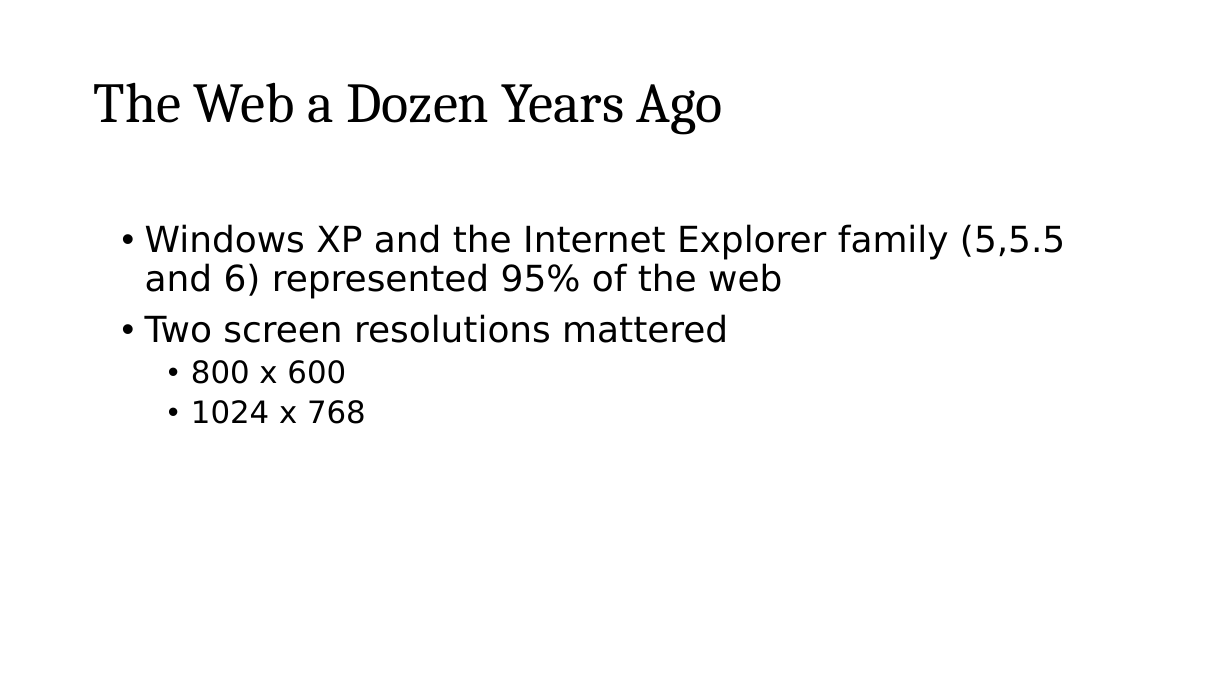
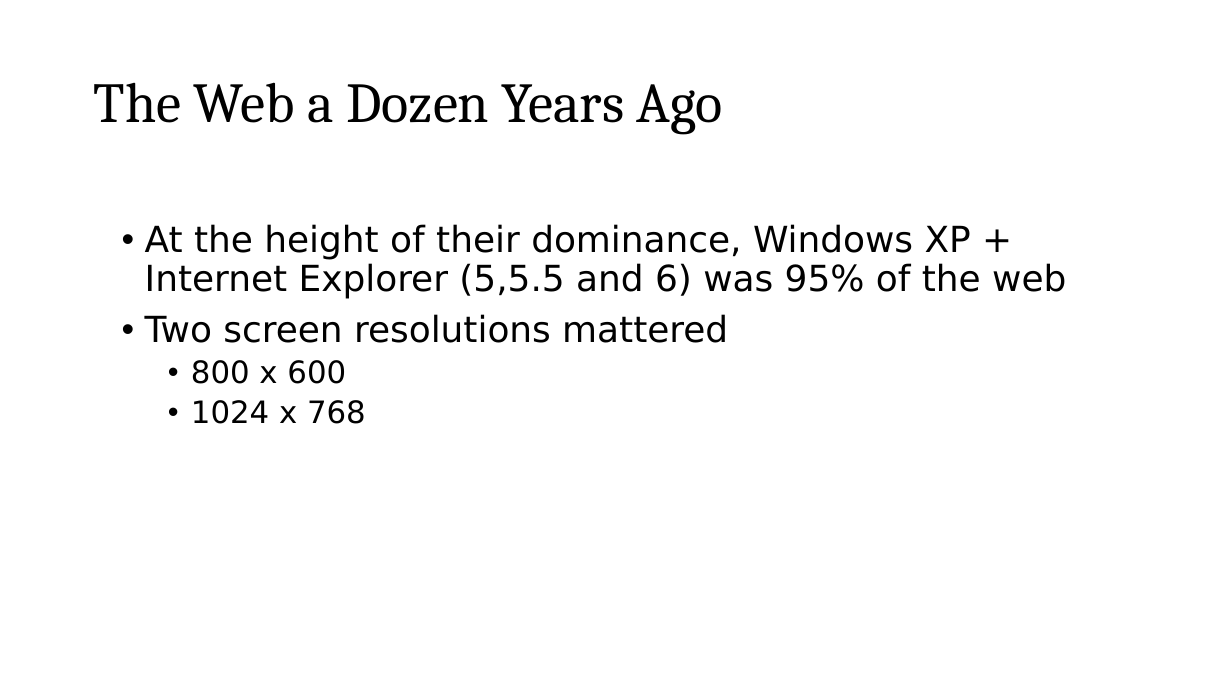
Before and after one commit to roblarsen/rob-larsen-presentations, a slide deck: slide 3 of wild-world-web.pptx. Drawn at 1232x693 pixels with LibreOffice and Linux fonts; fonts in the diff are those of the drawing; background and template pictures are left out. Boxes give left, top, right and bottom in pixels: in the first picture for what was removed or moved away, otherwise in the second. Text is boxed around its words. In the diff, an @@ line names an element or a change of style, - is before the commit and + after.

```diff
--- a/wild-world-web.pptx
+++ b/wild-world-web.pptx
@@ text at <box>145,224,1066,299</box>: text changed @@
-• Windows XP and the Internet Explorer family (5,5.5 and 6) represented 95% of the web
+• At the height of their dominance, Windows XP + Internet Explorer (5,5.5 and 6) was 95% of the web
```
Also in this commit, not shown: 6 other slides changed, 4 slides added, 2 slides removed.
